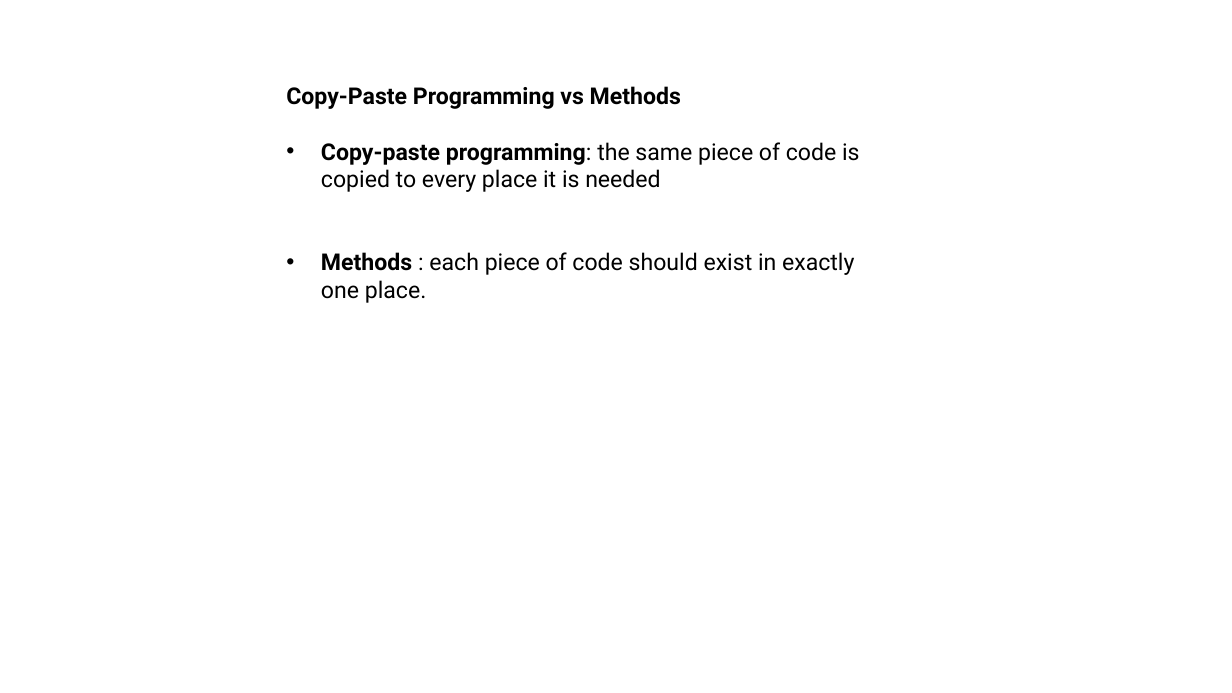
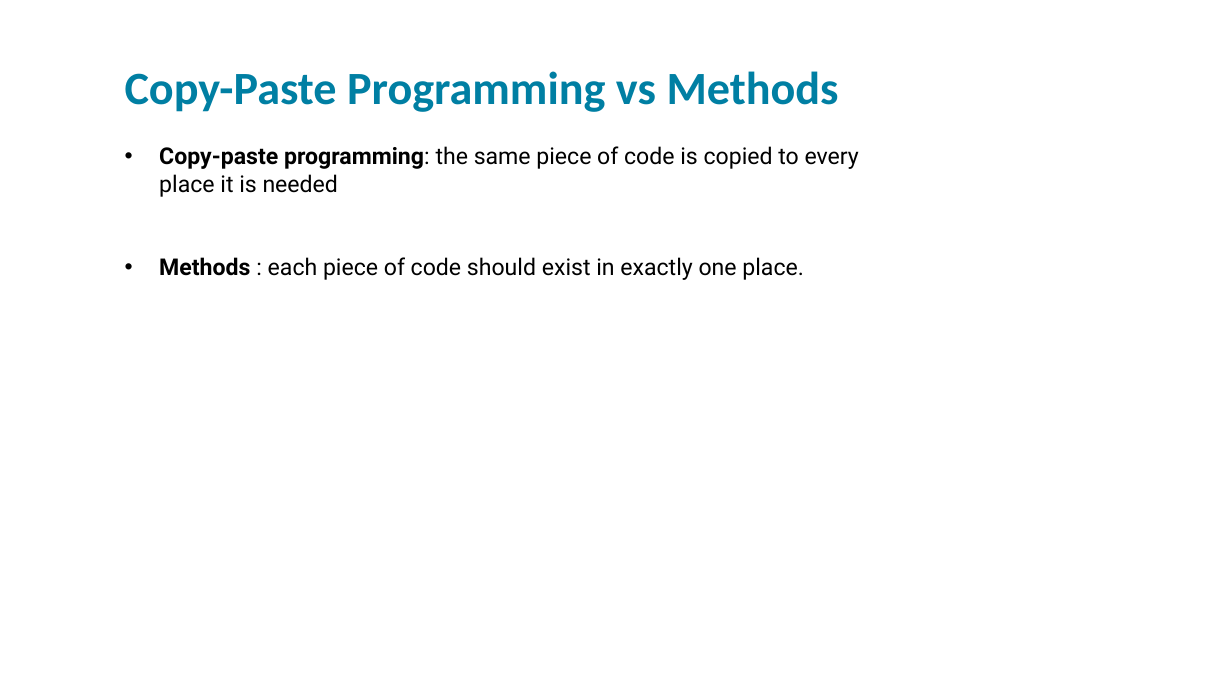
Before and after one commit to xiaoleibi/DMU26, a slide deck: slide 4 of ppt/Uge40Method.pptx (slide 5 before the commit). Drawn at 1232x693 pixels with LibreOffice and Linux fonts; fonts in the diff are those of the drawing. Boxes give left, top, right and bottom in pixels: in the first picture for what was removed or moved away, otherwise in the second. Text is boxed around its words. In the diff, an @@ line names an element or a change of style, - is before the commit and + after.

```diff
--- a/ppt/Uge40Method.pptx
+++ b/ppt/Uge40Method.pptx
@@ text "Copy-Paste Programming vs Methods": place and size @@
-text "Copy-Paste Programming vs Methods" at (286,86,860,303)
+text "Copy-Paste Programming vs Methods" at (125,71,859,280)
@@ text at (125,71,839,112): size 18 to 36 pt, font Roboto to Calibri, text colour #000000 to #007FA3 in "Copy-Paste Programming vs Methods" @@
```
Also in this commit, not shown: 3 other slides changed, 1 slide removed.
